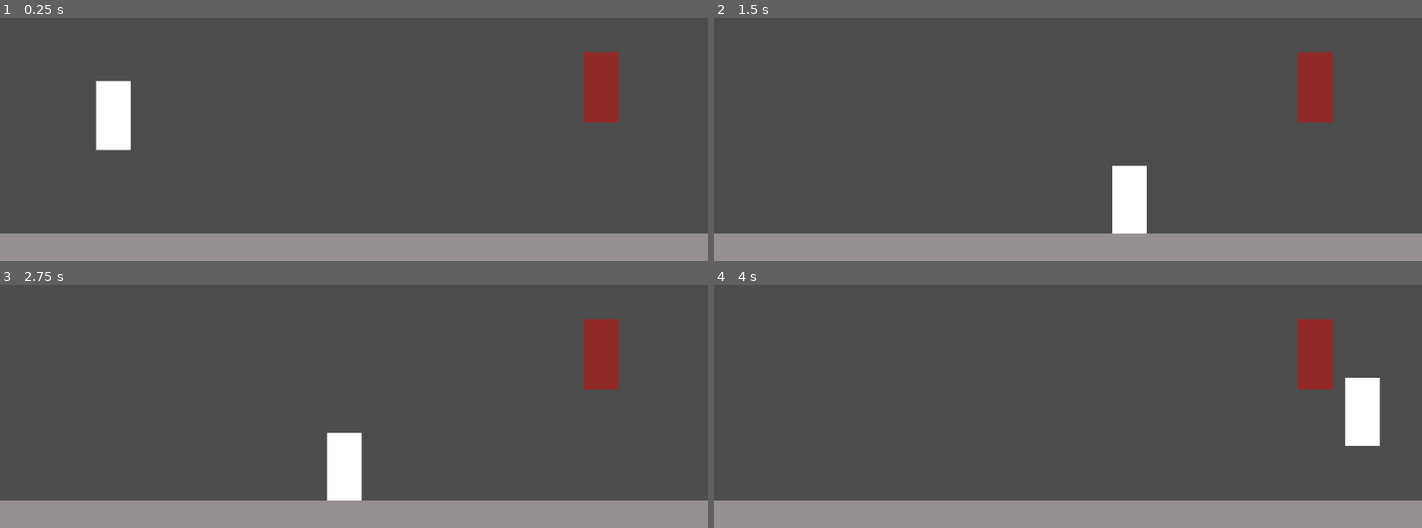
Above: before the commit, frames 1-4 (two rows, left to right).
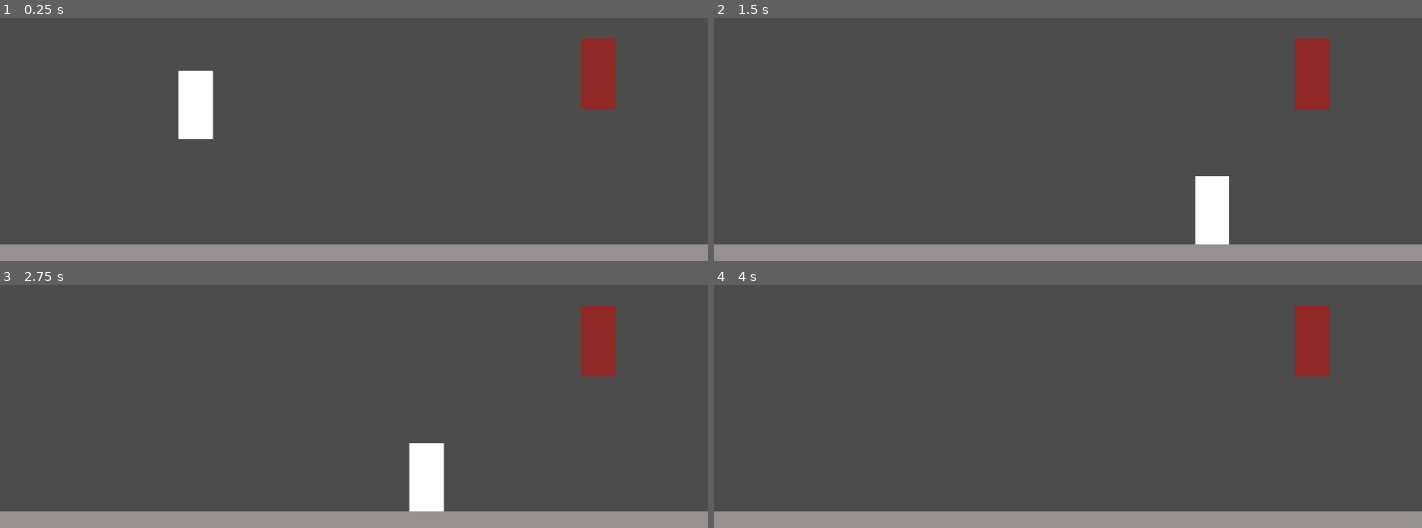
Above: after the commit, the same moments.

Repository: sredna43/gameoff2020
Game: Godot game, scene res://scenes/levels/TestWorld.tscn
The game is run twice, just before and just after one commit, with the same random seed, the same clock (stepped at 60 frames per second) and the same inputs.
Inputs:
- Up to frame 1 (0.25 s): no input
- Up to frame 2 (1.5 s): hold Shift (player_run) 0.53-1.28 s; hold D (player_right) from 0.53 s (still down); tap W (player_jump) at 0.77 s; tap Shift (player_run) at 1.35 s
- Up to frame 3 (2.75 s): tap W (player_jump) at 1.52 s; release D (player_right) at 2.03 s; hold A (player_left) from 2.03 s (still down); hold Shift (player_run) from 2.03 s (still down)
- Up to frame 4 (4 s): release A (player_left) at 2.78 s; release Shift (player_run) at 2.78 s; hold D (player_right) from 2.78 s (still down); tap Shift (player_run) at 2.85 s; tap W (player_jump) at 3.02, 3.77 s; hold Shift (player_run) from 3.53 s (still down)

The runs differ from the first frame. In frame 1, 8.0% of the frame differs, in the area x 0-100%, y 8-94%; in frame 2, 7.6%; in frame 3, 7.7%; in frame 4, 6.5%.
Error after the commit: Parse Error: Expected an identifier for the member variable name. (res://scenes/enemies/TestEnemy/scripts/controller.gd:11)

Commit message:
adding a statem machine and a controller for the TestEnemy

Diff:
--- a/Godot/project.godot
+++ b/Godot/project.godot
@@ -23,11 +23,17 @@
 "class": "PlayerState",
 "language": "GDScript",
 "path": "res://scenes/player/scripts/state_machine/player_state.gd"
+}, {
+"base": "KinematicBody2D",
+"class": "TestEnemy",
+"language": "GDScript",
+"path": "res://scenes/enemies/TestEnemy/scripts/controller.gd"
 } ]
 _global_script_class_icons={
 "Player": "",
 "PlayerFSM": "",
-"PlayerState": ""
+"PlayerState": "",
+"TestEnemy": ""
 }
 
 [application]
--- a/Godot/scenes/enemies/TestEnemy/Enemy.tscn
+++ b/Godot/scenes/enemies/TestEnemy/Enemy.tscn
@@ -1,9 +1,12 @@
-[gd_scene load_steps=2 format=2]
+[gd_scene load_steps=3 format=2]
+
+[ext_resource path="res://scenes/enemies/TestEnemy/scripts/controller.gd" type="Script" id=1]
 
 [sub_resource type="CapsuleShape2D" id=1]
 
 [node name="Enemy" type="KinematicBody2D"]
 scale = Vector2( 2.56154, 2.56154 )
+script = ExtResource( 1 )
 __meta__ = {
 "_edit_group_": true
 }
--- /dev/null
+++ b/Godot/scenes/enemies/TestEnemy/scripts/controller.gd
@@ -0,0 +1,10 @@
+# Controls the movement of the TestEnemy
+
+extends KinematicBody2D
+class_name TestEnemy
+
+export var walk_speed: float = 350
+export var gravity: float = 40
+export var terminal_velocity: float = 700
+
+onready var
--- a/Godot/scenes/levels/TestWorld.tscn
+++ b/Godot/scenes/levels/TestWorld.tscn
@@ -5,14 +5,13 @@
 [ext_resource path="res://scenes/player/Player.tscn" type="PackedScene" id=3]
 
 [node name="Node2D" type="Node2D"]
-position = Vector2( 839.602, 319.902 )
+
+[node name="Player" parent="." instance=ExtResource( 3 )]
+position = Vector2( 283.074, 303.169 )
+
+[node name="Node2D" parent="." instance=ExtResource( 2 )]
+position = Vector2( 539.972, 595.71 )
+scale = Vector2( 2.32, 1 )
 
 [node name="Enemy" parent="." instance=ExtResource( 1 )]
-position = Vector2( 29.6543, 28.0062 )
-
-[node name="Player" parent="." instance=ExtResource( 3 )]
-position = Vector2( -675.842, -0.987762 )
-
-[node name="Node2D" parent="." instance=ExtResource( 2 )]
-position = Vector2( -347.012, 260.571 )
-scale = Vector2( 2.32, 1 )
+position = Vector2( 865.22, 328.355 )
